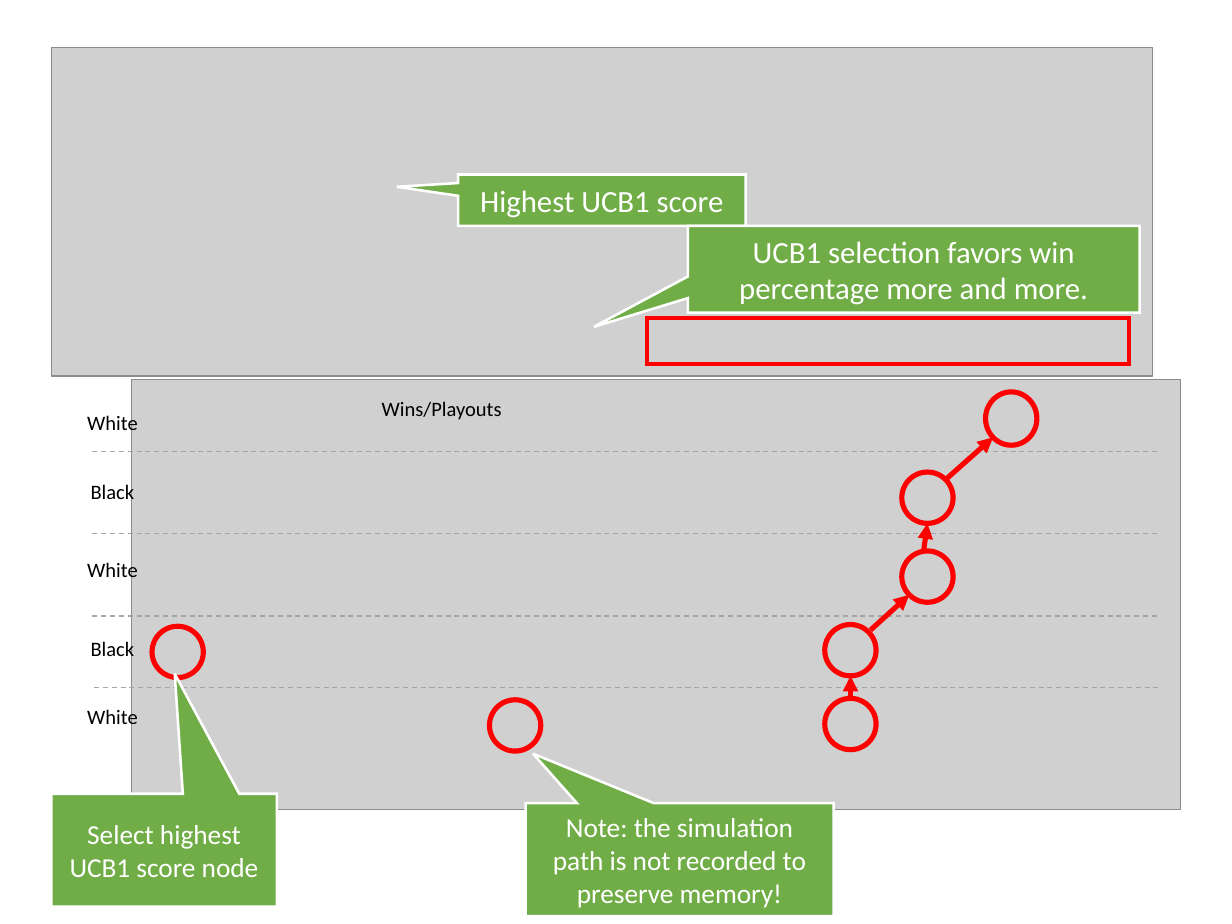
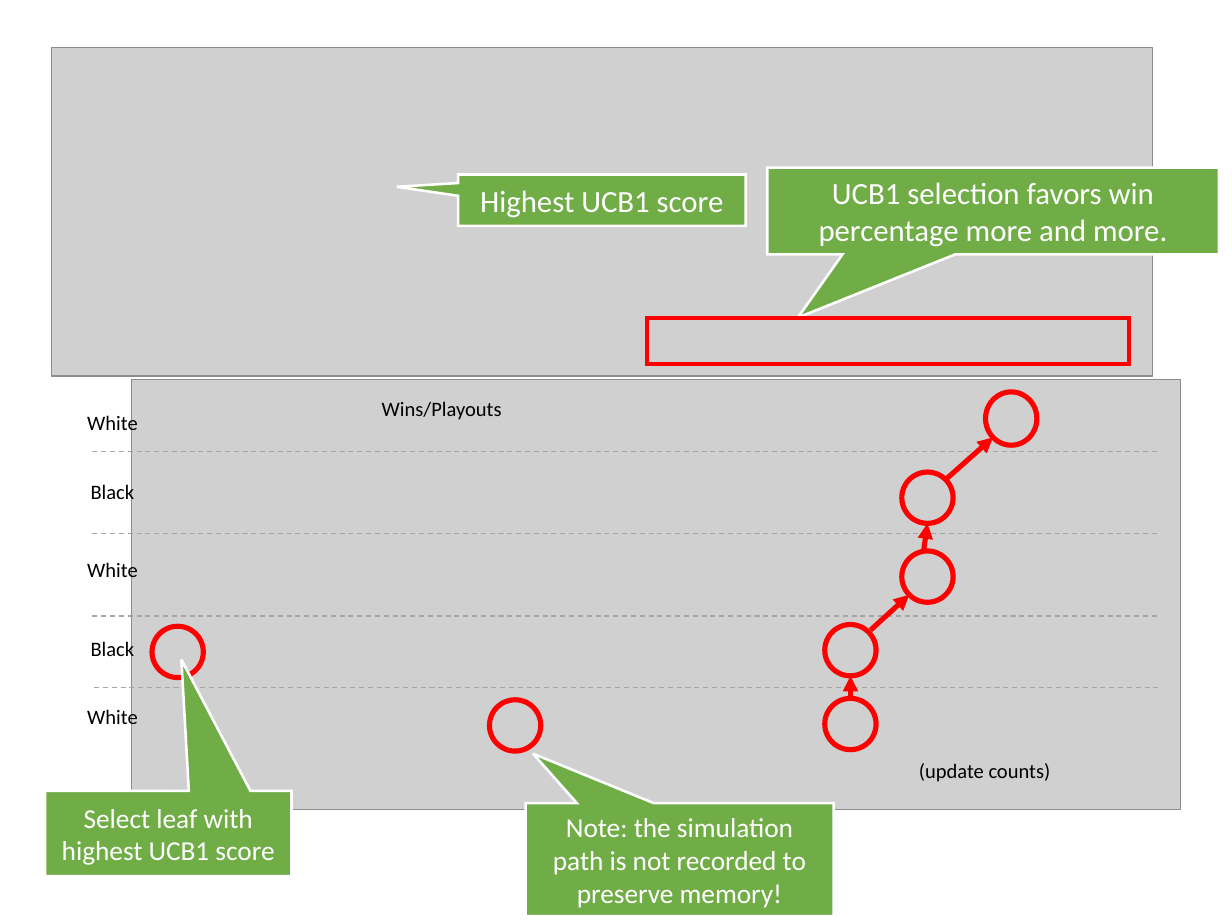
Before and after one commit to mhahsler/CS7320-AI, a slide deck: slide 37 of slides/05_games.pptx. Drawn at 1232x924 pixels with LibreOffice and Linux fonts; fonts in the diff are those of the drawing; grey boxes stand for pictures. Boxes give left, top, right and bottom in pixels: in the first picture for what was removed or moved away, otherwise in the second. Text is boxed around its words. In the diff, an @@ line names an element or a change of style, - is before the commit and + after.

```diff
--- a/slides/05_games.pptx
+++ b/slides/05_games.pptx
@@ speech box "UCB1 selection favors win percentage ...": place and size @@
-speech box "UCB1 selection favors win percentage ..." at [687, 225, 1140, 312]
+speech box "UCB1 selection favors win percentage ..." at [768, 168, 1220, 254]
@@ speech box "UCB1 selection favors win percentage ..." at [768, 168, 1220, 254]: proportions changed @@
@@ text added at [919, 763, 1051, 782], 12 pt, text #000000 @@
+(update counts)
@@ speech box "Select leaf with highest UCB1 ..." at [46, 791, 292, 876]: proportions changed @@
@@ speech box "Select leaf with highest UCB1 ...": place and size @@
-speech box "Select leaf with highest UCB1 ..." at [52, 793, 277, 907]
+speech box "Select leaf with highest UCB1 ..." at [46, 791, 292, 876]
@@ text in speech box at [62, 809, 274, 865]: text changed @@
-Select highest UCB1 score node
+Select leaf with highest UCB1 score
```
Also in this commit, not shown: 6 other slides changed, 1 other file.
